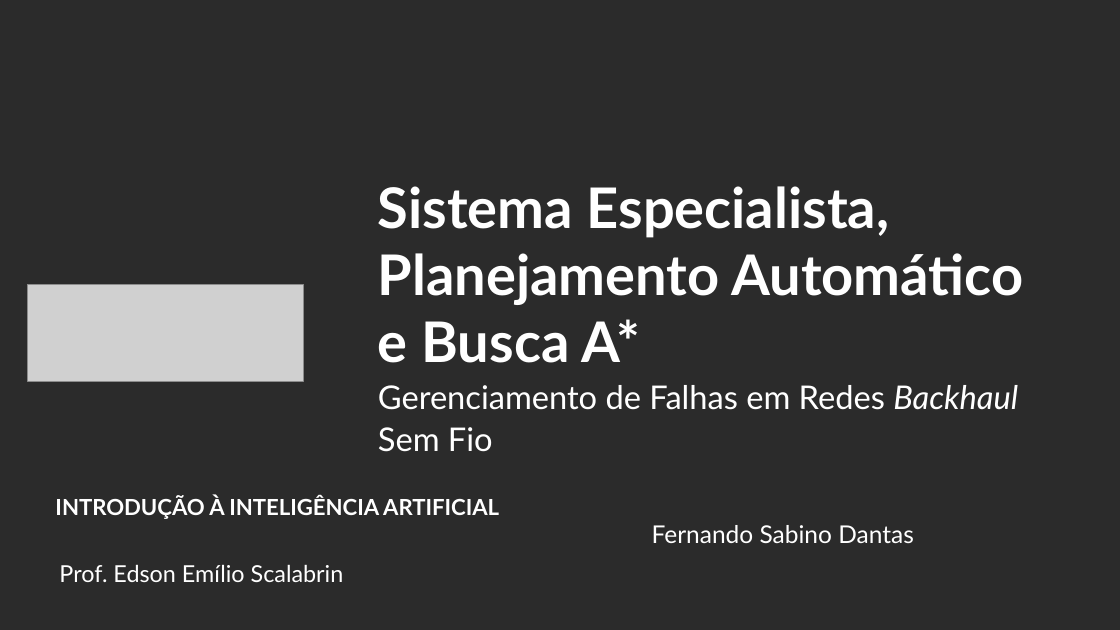
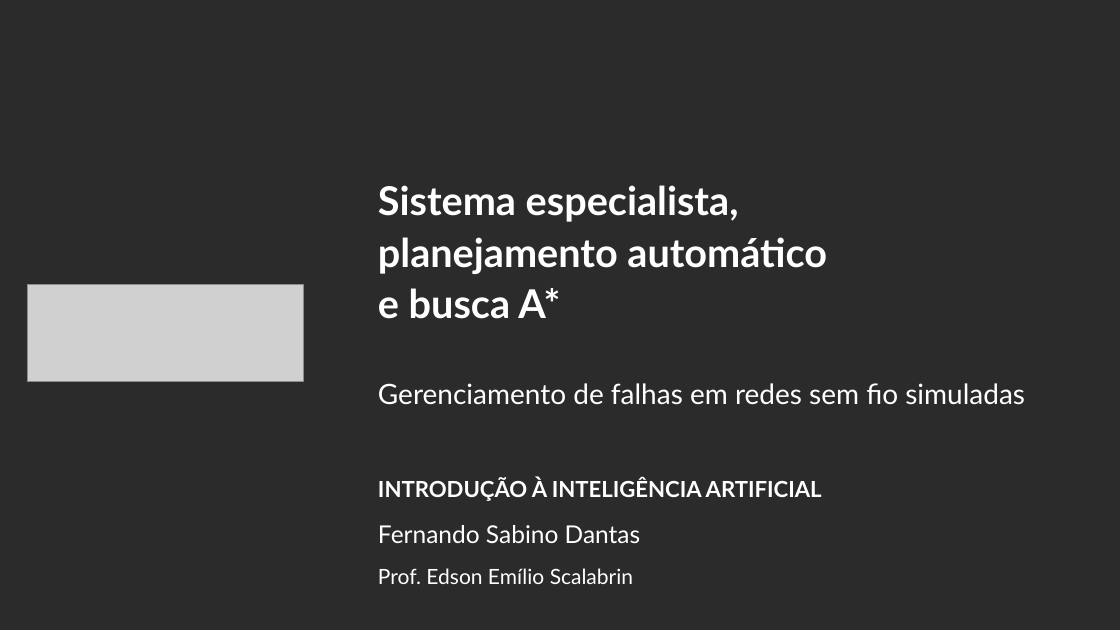
Before and after one commit to fsd-dantas/ai4systems, a slide deck: slide 1 of docs/presentation/mini-systems-presentation.pptx. Drawn at 1120x630 pixels with LibreOffice and Linux fonts; fonts in the diff are those of the drawing; grey boxes stand for pictures; background and template pictures are left out; a plain dark background stands for a picture behind light text. Boxes give left, top, right and bottom in pixels: in the first picture for what was removed or moved away, otherwise in the second. Text is boxed around its words. In the diff, an @@ line names an element or a change of style, - is before the commit and + after.

```diff
--- a/docs/presentation/mini-systems-presentation.pptx
+++ b/docs/presentation/mini-systems-presentation.pptx
@@ text at (378, 185, 827, 319): text changed; size 48 to 34 pt @@
-Sistema Especialista, Planejamento Automático
-e Busca A*
+Sistema especialista,
+planejamento automático
+e busca A*
@@ text at (378, 383, 1025, 405): text changed; size 28 to 24 pt @@
-Gerenciamento de Falhas em Redes Backhaul Sem Fio
+Gerenciamento de falhas em redes sem fio simuladas
@@ text "INTRODUÇÃO À INTELIGÊNCIA ARTIFICIAL": place and size @@
-text "INTRODUÇÃO À INTELIGÊNCIA ARTIFICIAL" at (55, 495, 499, 519)
+text "INTRODUÇÃO À INTELIGÊNCIA ARTIFICIAL" at (378, 477, 822, 501)
@@ text "Fernando Sabino Dantas": place and size @@
-text "Fernando Sabino Dantas" at (652, 525, 914, 543)
+text "Fernando Sabino Dantas" at (378, 525, 641, 543)
@@ text "Prof. Edson Emílio Scalabrin": place and size @@
-text "Prof. Edson Emílio Scalabrin" at (59, 565, 344, 582)
+text "Prof. Edson Emílio Scalabrin" at (378, 568, 633, 584)
@@ text "Prof. Edson Emílio Scalabrin" at (378, 568, 633, 584): size 20 to 18 pt @@
```
Also in this commit, not shown: 5 other slides changed, 1 other file.
